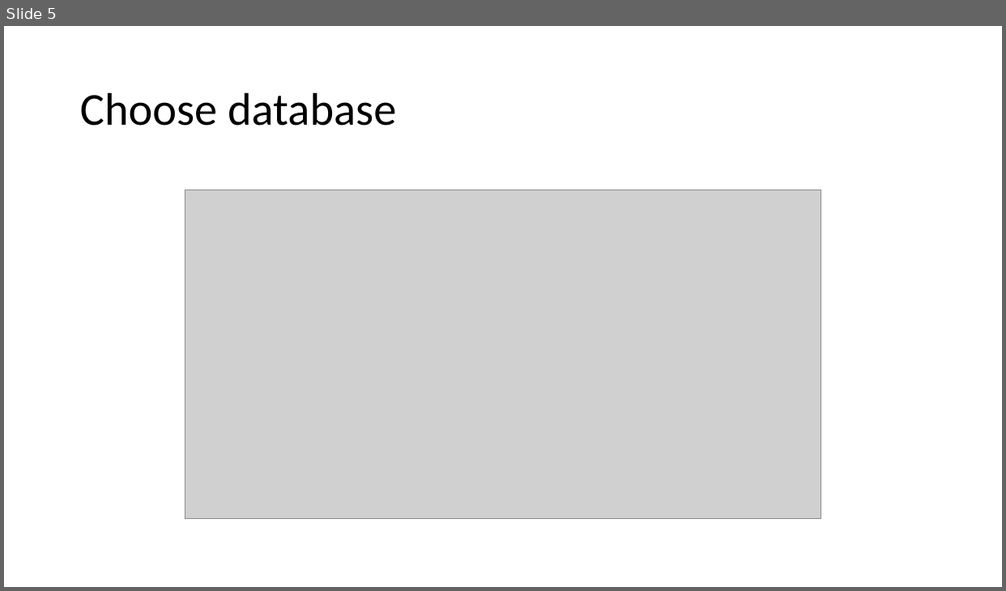
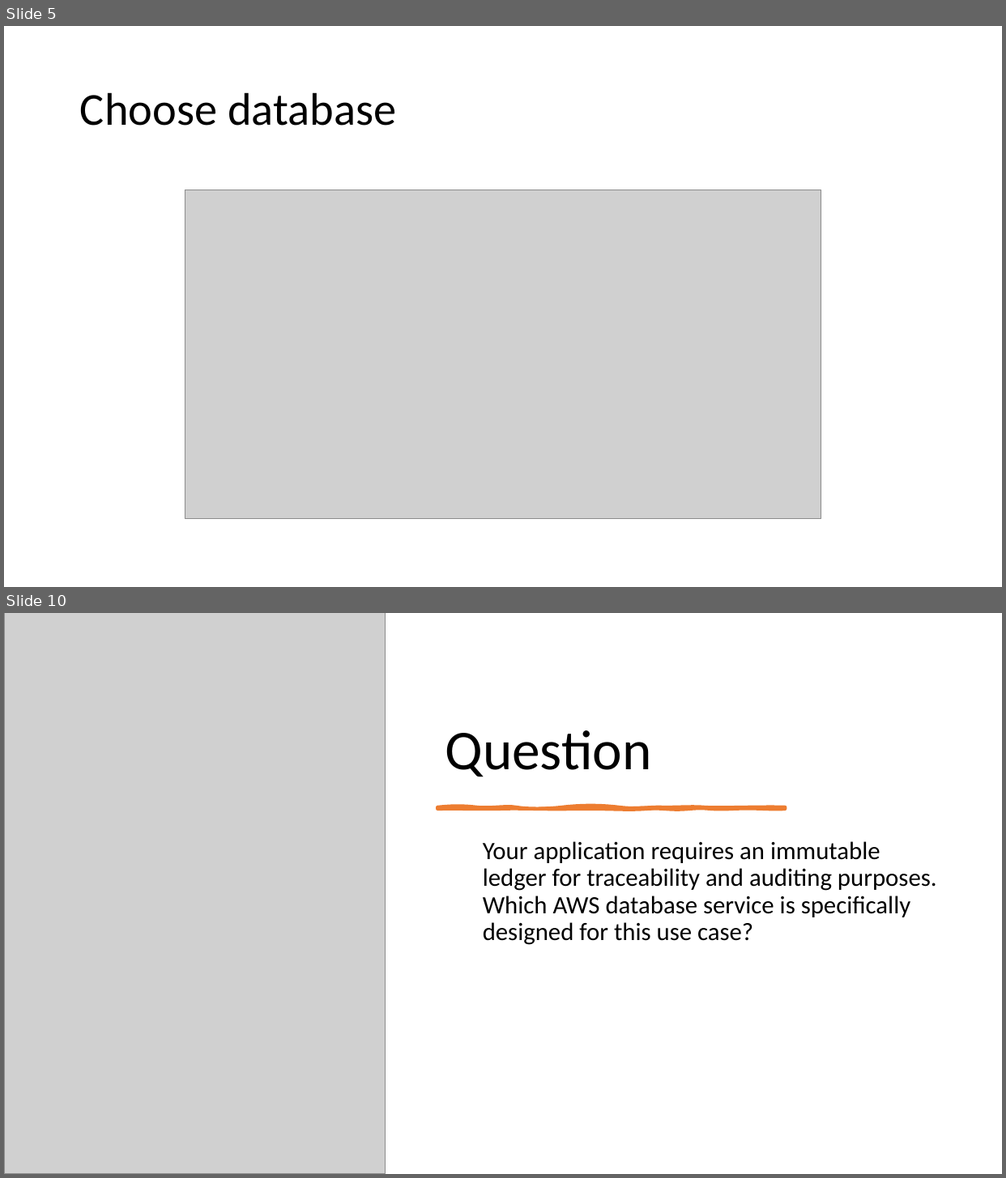
Before and after one commit to IlyaChakun/aws-iba-courses, a slide deck: lecture-materials/Databases/comparison/comparison.pptx. Shown one above the other, each under a label of ours: slide 5 before the commit, slides 5 and 10 after it; the slides between them are not shown. The pictures are 1006x591 and 1006x1178 pixels, drawn with LibreOffice and Linux fonts; fonts in the diff are those of the drawing; grey boxes stand for pictures. Boxes give left, top, right and bottom in pixels: in the first picture for what was removed or moved away, otherwise in the second. Text is boxed around its words. In the diff, an @@ line names an element or a change of style, - is before the commit and + after.

```diff
--- a/lecture-materials/Databases/comparison/comparison.pptx
+++ b/lecture-materials/Databases/comparison/comparison.pptx
@@ slide 10 added at <box>4,613,1002,1174</box>, background #FFFFFF @@
@@ picture added at <box>4,613,385,1174</box> @@
@@ title added at <box>445,730,652,777</box>, 54 pt, text #000000 @@
+Question
@@ freeform shape added at <box>437,807,785,809</box>, fill #ED7D31, outline #ED7D31 3.5 pt @@
@@ text added at <box>483,841,937,945</box>, 24 pt, text #000000 @@
+  Your application requires an immutable ledger for traceability and auditing purposes. Which AWS database service is specifically designed for this use case?
```
Also in this commit, not shown: 13 other slides added, 6 other files.
